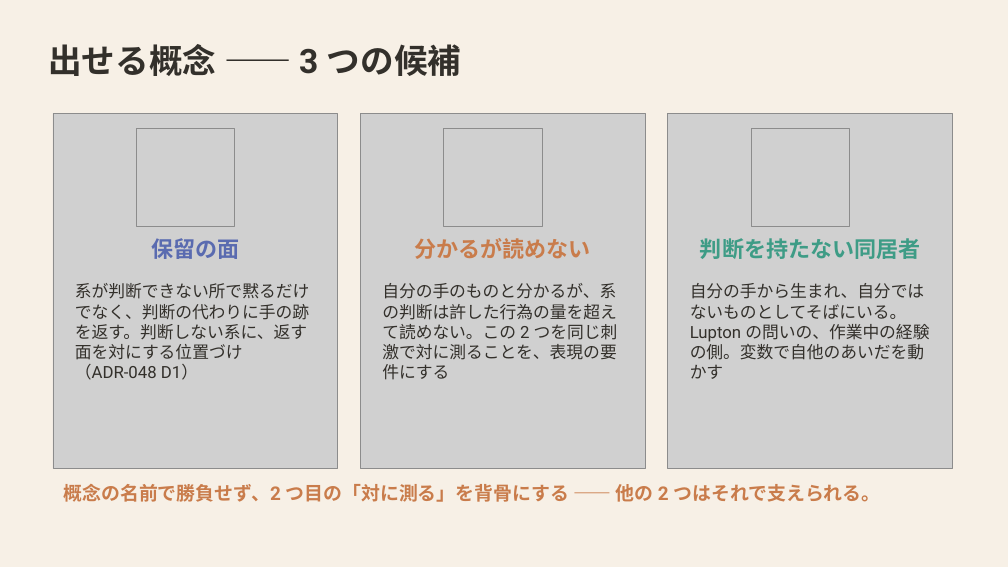
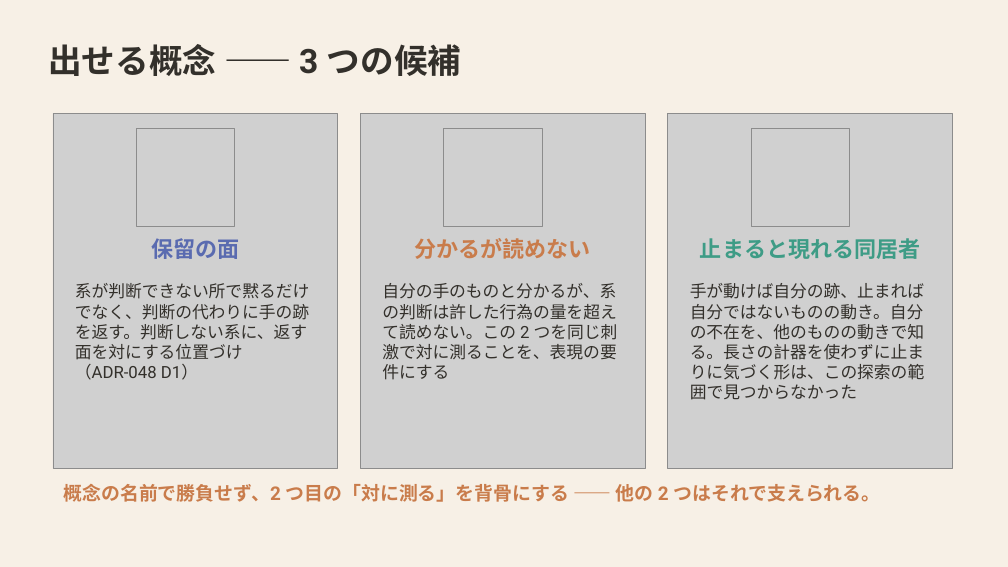
Before and after one commit to mikotomiura/GSE-prototype, a slide deck: slide 23 of docs/slides/project-overview/GSE_handmark_design.pptx (slide 21 before the commit). Drawn at 1008x567 pixels with LibreOffice and Linux fonts; fonts in the diff are those of the drawing; grey boxes stand for pictures. Boxes give left, top, right and bottom in pixels: in the first picture for what was removed or moved away, otherwise in the second. Text is boxed around its words. In the diff, an @@ line names an element or a change of style, - is before the commit and + after.

```diff
--- a/docs/slides/project-overview/GSE_handmark_design.pptx
+++ b/docs/slides/project-overview/GSE_handmark_design.pptx
@@ text at (700,238,921,259): text changed @@
-判断を持たない同居者
+止まると現れる同居者
@@ text at (690,283,925,400): text changed @@
-自分の手から生まれ、自分ではないものとしてそばにいる。Lupton の問いの、作業中の経験の側。変数で自他のあいだを動かす
+手が動けば自分の跡、止まれば自分ではないものの動き。自分の不在を、他のものの動きで知る。長さの計器を使わずに止まりに気づく形は、この探索の範囲で見つからなかった
```
Also in this commit, not shown: 14 other slides changed, 3 slides added, 12 other files.
